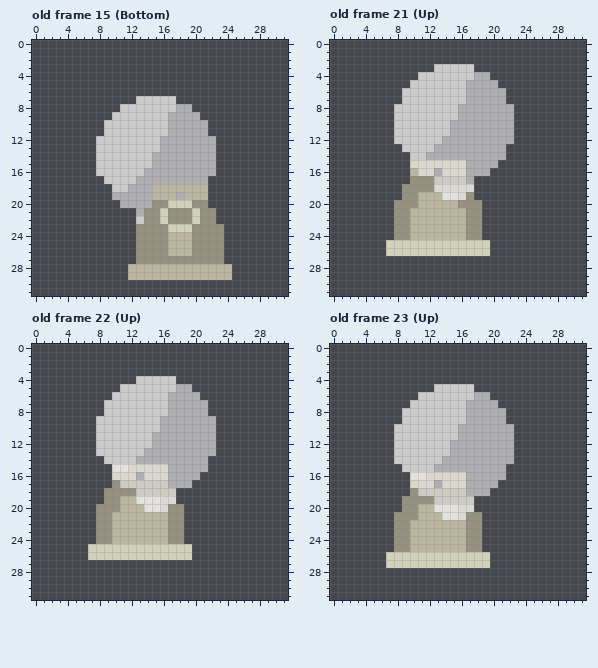
Pixel-art file: build/assets/textures/player.ase. Above: the version before the commit.
32x32 pixels, 40 frames. Colours within 5 levels of each other are drawn and written as one. Shown: old frame 15 (Bottom), old frame 21 (Up), old frame 22 (Up), old frame 23 (Up). The commit also changed other frames, which this record leaves out.
After:
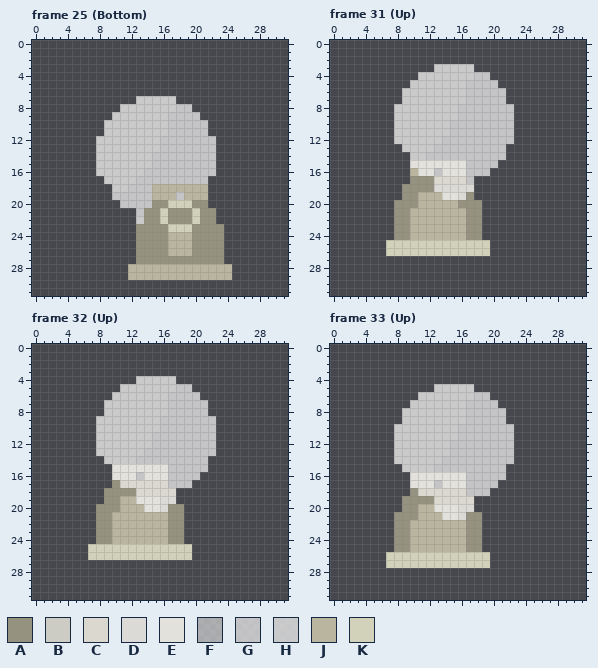
Palette (. is transparent): A #969280  B #cccbc4  C #dad8cf  D #dbdad6  E #e2e1dc  F #ededed9e  G #edededc0  H #edededc9  J #bab59e  K #d2d2ba
A new or re-ordered frame is compared with the old frame closest to it.
Edits made:
frames 40 -> 50
frames re-ordered
Frame 25 (Bottom) against old frame 15 (Bottom), layer "ghost":
y 8: x 18..19 FF -> GG
y 9: x 17..20 FFFF -> GGGG
y 10..11: x 17..21 FFFFF -> GGGGG
y 12..13: x 16..22 FFFFFFF -> GGGGGGG
y 14..15: x 15..22 FFFFFFFF -> GGGGGGGG
y 16: x 14..22 FFFFFFFFF -> GGGGGGGGG
y 17: x 13..21 FFFFFFFFF -> GGGGGGGGG
y 18: x 12..14 FFF -> GGG
y 19: x 10..14 FFFFF -> GGGGG; x 18 F -> G
y 20: x 11..14 FFFF -> GGGG
y 21: x 13 F -> G
Frame 31 (Up) is new; against old frame 21 (Up), layer "ghost":
y 4: x 18..19 FF -> GG
y 5: x 17..20 FFFF -> GGGG
y 6..7: x 17..21 FFFFF -> GGGGG
y 8..9: x 16..22 FFFFFFF -> GGGGGGG
y 10..11: x 15..22 FFFFFFFF -> GGGGGGGG
y 12: x 14..22 FFFFFFFFF -> GGGGGGGGG
y 13: x 13..21 FFFFFFFFF -> GGGGGGGGG
y 14: x 12..21 FFFFFFFFFF -> GGGGGGGGGG
y 15: x 10..20 CCCCCCCFFFF -> EEEEEEEGGGG
y 16: x 11..19 CCFCCCFFF -> EEGEEEGGG
y 17: x 13..17 BBBBF -> CCCCG
Frame 32 (Up) is new; against old frame 22 (Up), layer "ghost":
y 5: x 18..19 FF -> GG
y 6: x 17..20 FFFF -> GGGG
y 7..8: x 17..21 FFFFF -> GGGGG
y 9..10: x 16..22 FFFFFFF -> GGGGGGG
y 11..12: x 15..22 FFFFFFFF -> GGGGGGGG
y 13: x 14..22 FFFFFFFFF -> GGGGGGGGG
y 14: x 13..21 FFFFFFFFF -> GGGGGGGGG
y 15: x 12..21 CCCCCFFFFF -> EEEEEGGGGG
y 16: x 10..20 CCCFCCCFFFF -> EEEGEEEGGGG
y 17: x 11..19 BBBBBBFFF -> CCCCCCGGG
y 18: x 13..17 BBBBB -> CCCCC
Frame 33 (Up) is new; against old frame 23 (Up), layer "ghost":
y 6: x 18..19 FF -> GG
y 7: x 17..20 FFFF -> GGGG
y 8..9: x 17..21 FFFFF -> GGGGG
y 10..11: x 16..22 FFFFFFF -> GGGGGGG
y 12..13: x 15..22 FFFFFFFF -> GGGGGGGG
y 14: x 14..22 FFFFFFFFF -> GGGGGGGGG
y 15: x 13..21 FFFFFFFFF -> GGGGGGGGG
y 16: x 12..21 CCCCCFFFFF -> EEEEEGGGGG
y 17: x 10..20 CCCFCCCFFFF -> EEEGEEEGGGG
y 18: x 11..19 BBBBBBFFF -> CCCCCCGGG
y 19: x 13..17 BBBBB -> CCCCC
Where, in picture pixels (left, top, right, bottom), the same in both pictures:
changed: (112, 104, 216, 216)
changed: (410, 72, 514, 184)
changed: (112, 384, 216, 496)
changed: (410, 392, 514, 504)
